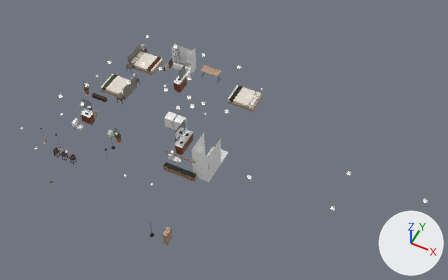
What one commit did to the glTF model site/models/furniture_west.glb.
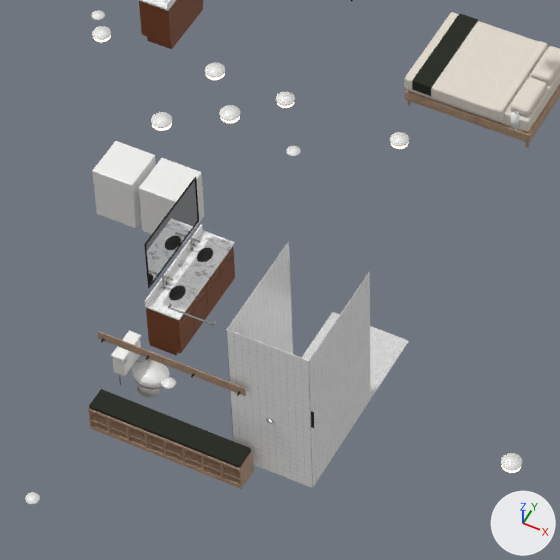
Each version appears first whole from a camera (50 mm lens) standing at (25.61, -33.02, 33.68) and looking at (13.21, -8.23, 2.69), and next in a close-up on the part from 32% to 58% of the width and 30% to 70% of the height. Arrows for +X, +Y and +Z are at lower right; the lights stay in place. The older version's two pictures come first. Where no turn or scale is listed for an object, it has been applied to the vertices. Vertices at exactly the same position are counted once.

Before the edit, the objects in view are built like this:
```python
me_mesh_18 = bpy.data.meshes.new('Mesh_18')
me_mesh_18.from_pydata(...)  # 128 vertices, 240 faces; spans x 7.56..11.4, y -9.13..-2.5, z 1.46..1.61
me_mesh_18.materials.append(mat_counter)
me_mesh_31 = bpy.data.meshes.new('Mesh_31')
me_mesh_31.from_pydata(...)  # 72 vertices, 132 faces; spans x 3.13..14.17, y -10.37..-8.78, z 1.07..1.61
me_mesh_31.materials.append(mat_counter)
me_mesh_35 = bpy.data.meshes.new('Mesh_35')
me_mesh_35.from_pydata(...)  # 56 vertices, 84 faces; spans x 6.17..14.18, y -10.38..-0.54, z 0.61..3.35
me_mesh_35.materials.append(mat_tile_wall)
ob_mesh_18 = bpy.data.objects.new('Mesh_18', me_mesh_18)
ob_mesh_18.location = (-1.22, 0.38, -0.61)
ob_mesh_31 = bpy.data.objects.new('Mesh_31', me_mesh_31)
ob_mesh_31.location = (-1.22, 0.38, -0.61)
ob_mesh_35 = bpy.data.objects.new('Mesh_35', me_mesh_35)
ob_mesh_35.location = (-1.22, 0.38, -0.61)
# also in view: 'Mesh_25' at (10.2, -7.94, 0.88); 'Mesh_22' at (8.26, -5.43, 1.65); 'Mesh_21' at (11.58, -1.83, 0.5); 'Mesh_24' at (9.63, -5.22, 0.45); 'Mesh_7' at (11.81, -1.83, 0.51)
```
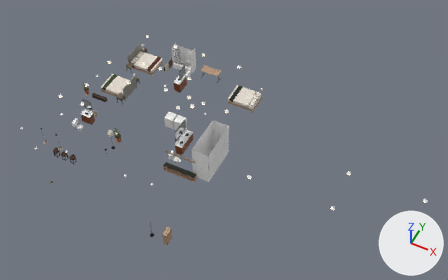
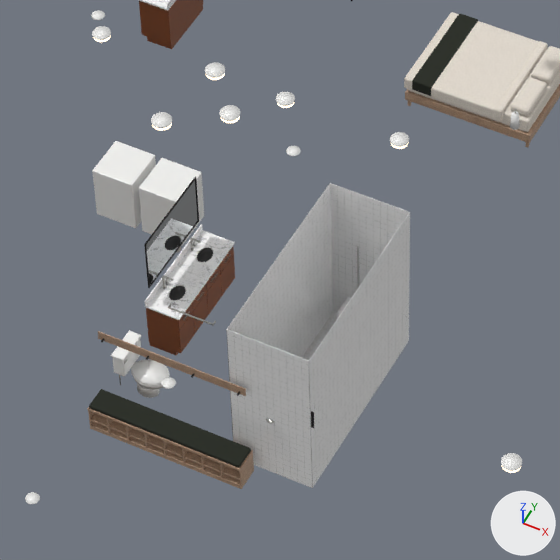
Pixel boxes [x1, y1, x2, y2] of what changed, in the close-ups (560 x 560 px; the box of a moved part takes in the faces that stretch with it):
'Mesh_35', reshaped: before [226, 241, 370, 488]; after [226, 183, 410, 488]
'Mesh_31', reshaped (not visible before): after [336, 297, 351, 316]
part 2 of me_mesh_35, added: after [330, 183, 409, 314]
part 3 of me_mesh_35, moved or reshaped: before [227, 241, 370, 487]; after [227, 184, 410, 487]
'Mesh_131', unchanged, covered by the edit: before [278, 312, 408, 487]; after [278, 313, 401, 487]

The change, as a diff of the scene's bpy script:
```diff
--- a/site/models/furniture_west.glb.py
+++ b/site/models/furniture_west.glb.py
@@ me_mesh_31 @@
 # used by ob_mesh_31; location = (-1.22, 0.38, -0.61)
-me_mesh_31.from_pydata(...)  # 72 vertices, 132 faces; spans x 3.13..14.17, y -10.37..-8.78, z 1.07..1.61
+me_mesh_31.from_pydata(...)  # 72 vertices, 132 faces; spans x 3.13..14.17, y -9.6..-7.35, z 1.07..1.61
+# me_mesh_31 part 1: the loose piece of 8 vertices spanning x 13.78..14.17, y -10.37..-8.78, z 1.07..1.09 is scaled about its middle by (2.54, 0.24, 1), then moved by (-0.3, 2.03, 0.0)
 me_mesh_31.materials.append(mat_counter)
@@ me_mesh_35 @@
 # used by ob_mesh_35; location = (-1.22, 0.38, -0.61)
-me_mesh_35.from_pydata(...)  # 56 vertices, 84 faces; spans x 6.17..14.18, y -10.38..-0.54, z 0.61..3.35
+me_mesh_35.from_pydata(...)  # 64 vertices, 96 faces; spans x 6.17..14.18, y -10.38..-0.54, z 0.61..3.35
+# me_mesh_35 part 2: a new loose piece, a box spanning x 12.9276..14.1748, y -7.3537..-7.3469, z 0.6125..3.3502, in mat_tile_wall
+# me_mesh_35 part 3: 12 vertices moved from x 12.93..14.18, y -8.79..-8.59, z 0.61..3.35 to x 12.93..14.18, y -7.35, z 0.61..3.35; 4 vertices removed from x 13.79..14.17, y -10.37, z 0.61..1.07; 4 vertices added at x 13.2..14.17, y -7.73, z 0.61..1.07
 me_mesh_35.materials.append(mat_tile_wall)
```
